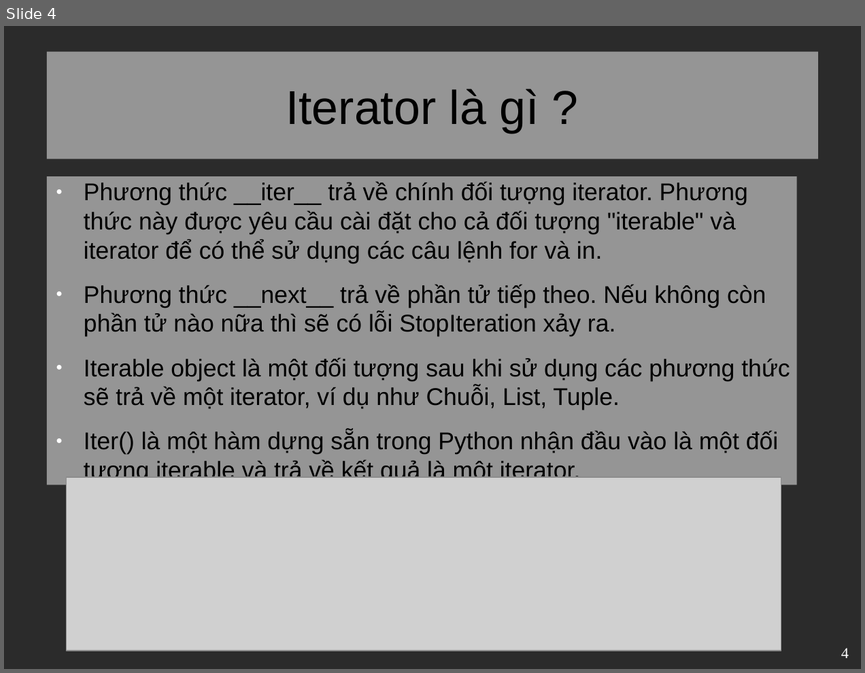
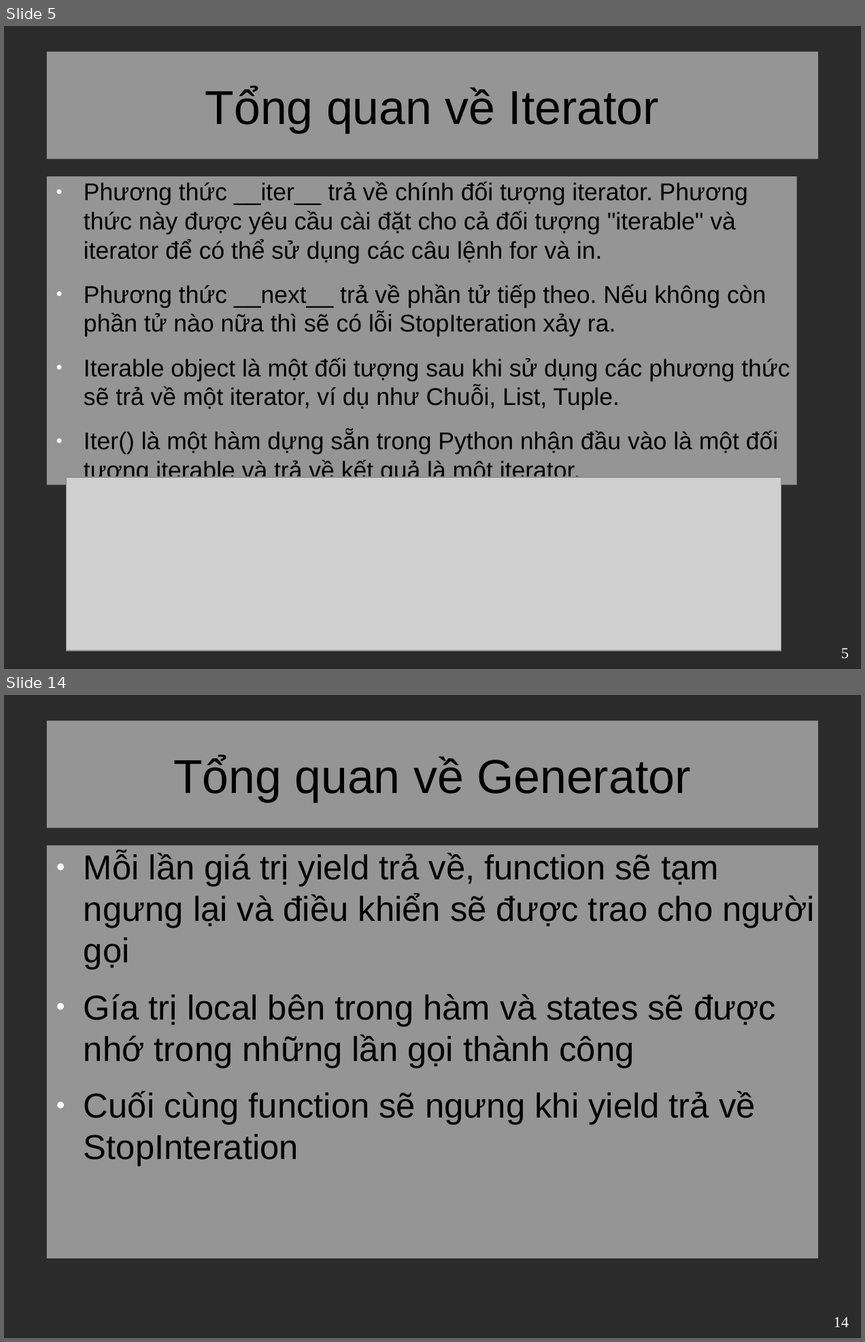
Before and after one commit to VitBomm/presentation, a slide deck: pre.odp. Shown one above the other, each under a label of ours: slide 4 before the commit, slides 5 and 14 after it; the slides between them are not shown. The pictures are 865x673 and 865x1342 pixels, drawn with LibreOffice and Linux fonts; fonts in the diff are those of the drawing; grey boxes stand for pictures; background and template pictures are left out; a plain dark background stands for a picture behind light text. Boxes give left, top, right and bottom in pixels: in the first picture for what was removed or moved away, otherwise in the second. Text is boxed around its words. In the diff, an @@ line names an element or a change of style, - is before the commit and + after.

```diff
--- a/pre.odp
+++ b/pre.odp
@@ slide 14 added at <box>4,695,861,1338</box>, background picture (left out) @@
@@ title added at <box>47,721,818,828</box>, fill #FFFFFF at 50% opacity, 44 pt, text #000000 @@
+Tổng quan về Generator
@@ text added at <box>47,845,818,1258</box>, fill #FFFFFF at 50% opacity, 32 pt, text #000000 @@
+● Mỗi lần giá trị yield trả về, function sẽ tạm ngưng lại và điều khiển sẽ được trao cho người gọi
+● Gía trị local bên trong hàm và states sẽ được nhớ trong những lần gọi thành công
+● Cuối cùng function sẽ ngưng khi yield trả về StopInteration
@@ page number added at <box>834,1317,849,1327</box>, 14 pt, text #FFFFFF @@
+14
@@ what was slide 4 is now slide 5 @@
@@ slide 5 changed as well @@
@@ title at <box>205,86,659,133</box>: text changed @@
-Iterator là gì ?
+Tổng quan về Iterator
@@ page number at <box>841,648,849,658</box>: text changed @@
-4
+5
```
Also in this commit, not shown: 1 other slide changed, 14 other slides added, 2 slides removed, 1 other file.
